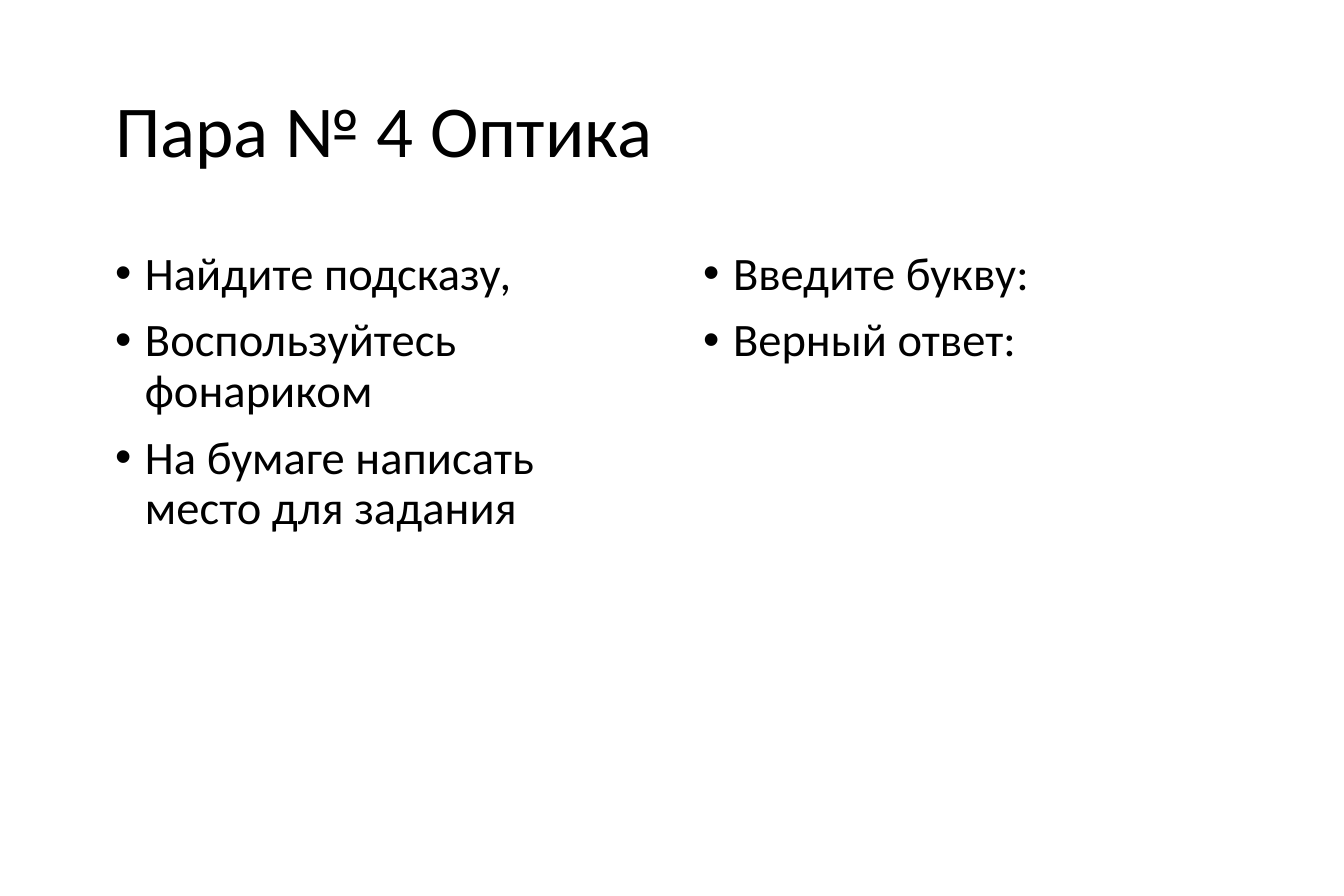
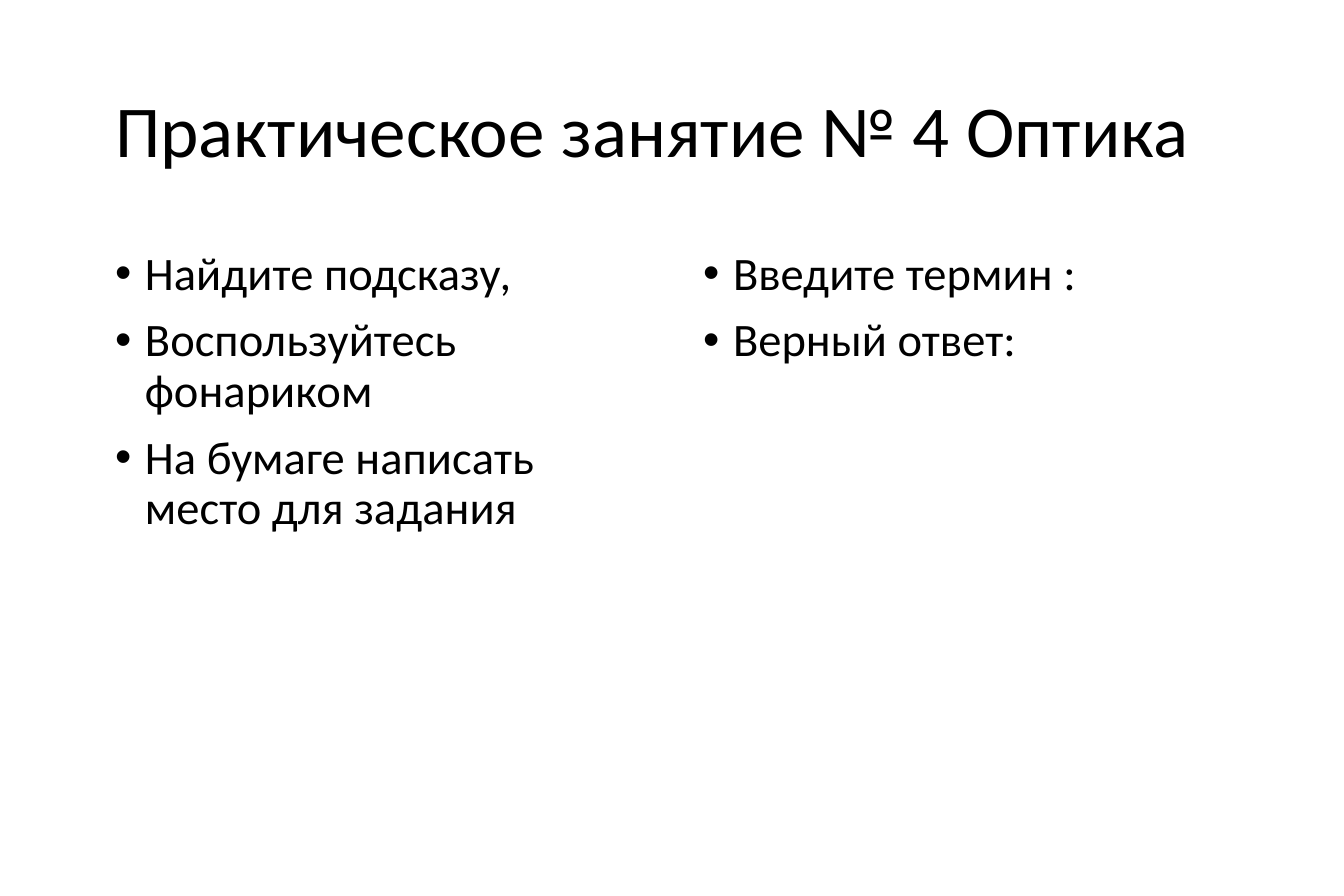
Before and after one commit to vvaassiihhaa/masha, a slide deck: slide 23 of КВЕСТ/Kvest 2706.pptx (slide 17 before the commit). Drawn at 1344x896 pixels with LibreOffice and Linux fonts; fonts in the diff are those of the drawing. Boxes give left, top, right and bottom in pixels: in the first picture for what was removed or moved away, otherwise in the second. Text is boxed around its words. In the diff, an @@ line names an element or a change of style, - is before the commit and + after.

```diff
--- a/КВЕСТ/Kvest 2706.pptx
+++ b/КВЕСТ/Kvest 2706.pptx
@@ title at [115,109,1188,169]: text changed @@
-Пара № 4 Оптика
+Практическое занятие № 4 Оптика
@@ text at [733,260,1053,298]: text changed @@
-• Введите букву:
+• Введите термин :
```
Also in this commit, not shown: 9 other slides changed, 11 slides added, 1 slide removed.
